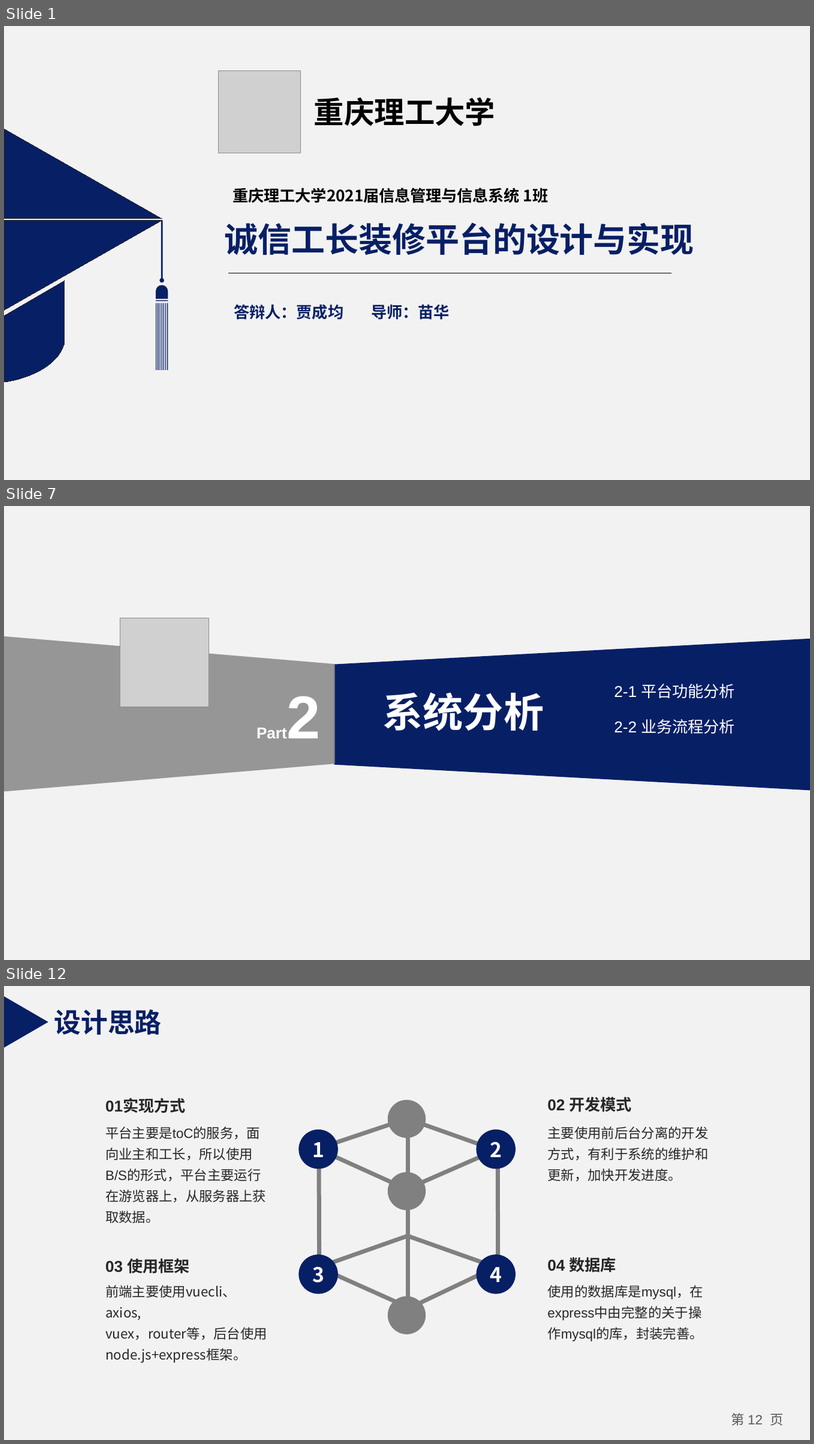
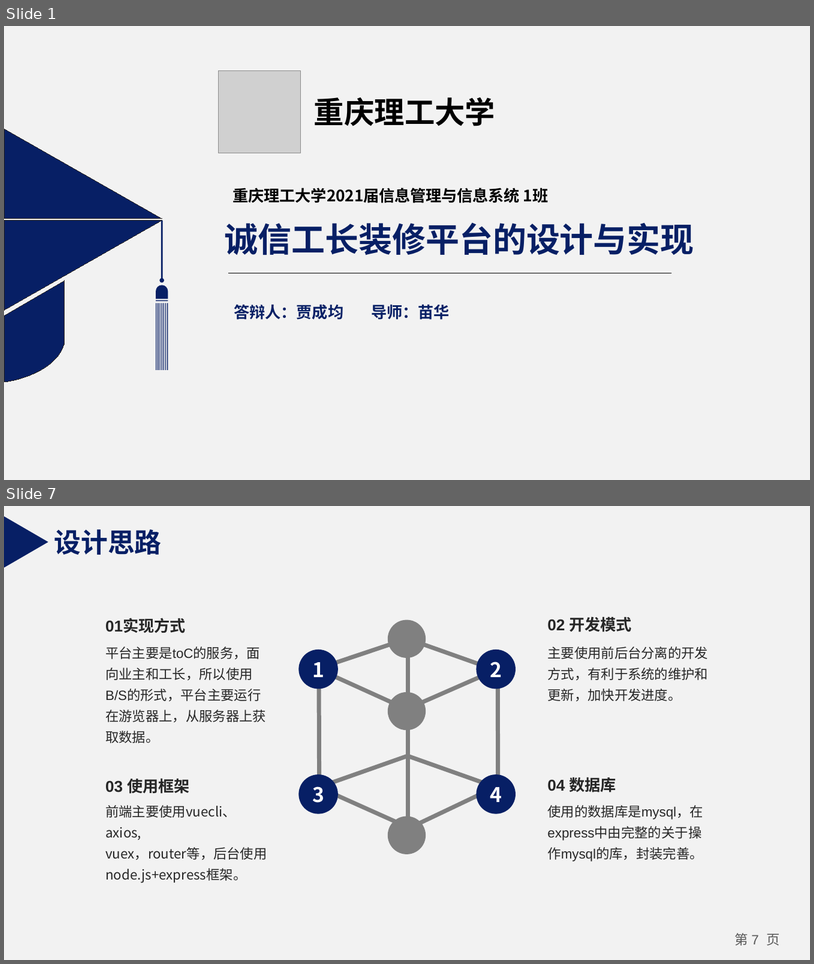
Before and after one commit to 19802358620/Course, a slide deck: 演示ppt/诚信工长装修平台的设计与实现.pptx. Shown one above the other, each under a label of ours: slides 1, 7 and 12 before the commit, slides 1 and 7 after it; the slides between them are not shown. The pictures are 814x1444 and 814x964 pixels, drawn with LibreOffice and Linux fonts; fonts in the diff are those of the drawing; grey boxes stand for pictures. Boxes give left, top, right and bottom in pixels: in the first picture for what was removed or moved away, otherwise in the second. Text is boxed around its words. In the diff, an @@ line names an element or a change of style, - is before the commit and + after.

```diff
--- a/演示ppt/诚信工长装修平台的设计与实现.pptx
+++ b/演示ppt/诚信工长装修平台的设计与实现.pptx
@@ slide 7 removed at [4,506,810,960], background #F2F2F2 @@
@@ picture removed at [120,619,209,707] @@
@@ trapezoid removed at [4,637,336,792] @@
@@ trapezoid removed at [335,639,810,790] @@
@@ text removed at [251,675,327,754] @@
-Part2
@@ text removed at [614,684,735,698] @@
-2-1 平台功能分析
@@ text removed at [383,692,545,730] @@
-系统分析
@@ text removed at [614,719,735,733] @@
-2-2 业务流程分析
@@ what was slide 12 is now slide 7 @@
@@ page number at [735,933,780,945]: text changed @@
-第 12 页
+第 7 页
```
Also in this commit, not shown: 5 slides changed, 1 slide added, 5 other slides removed, 33 other files.
